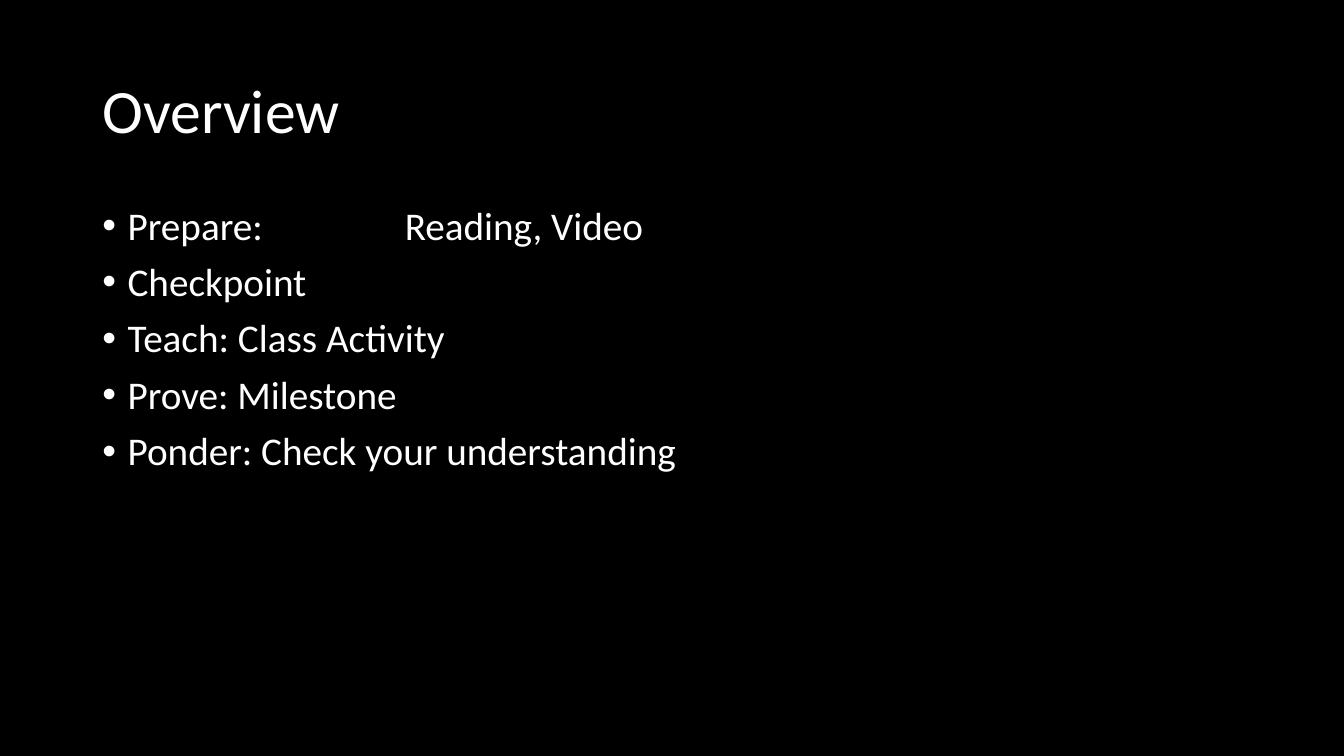
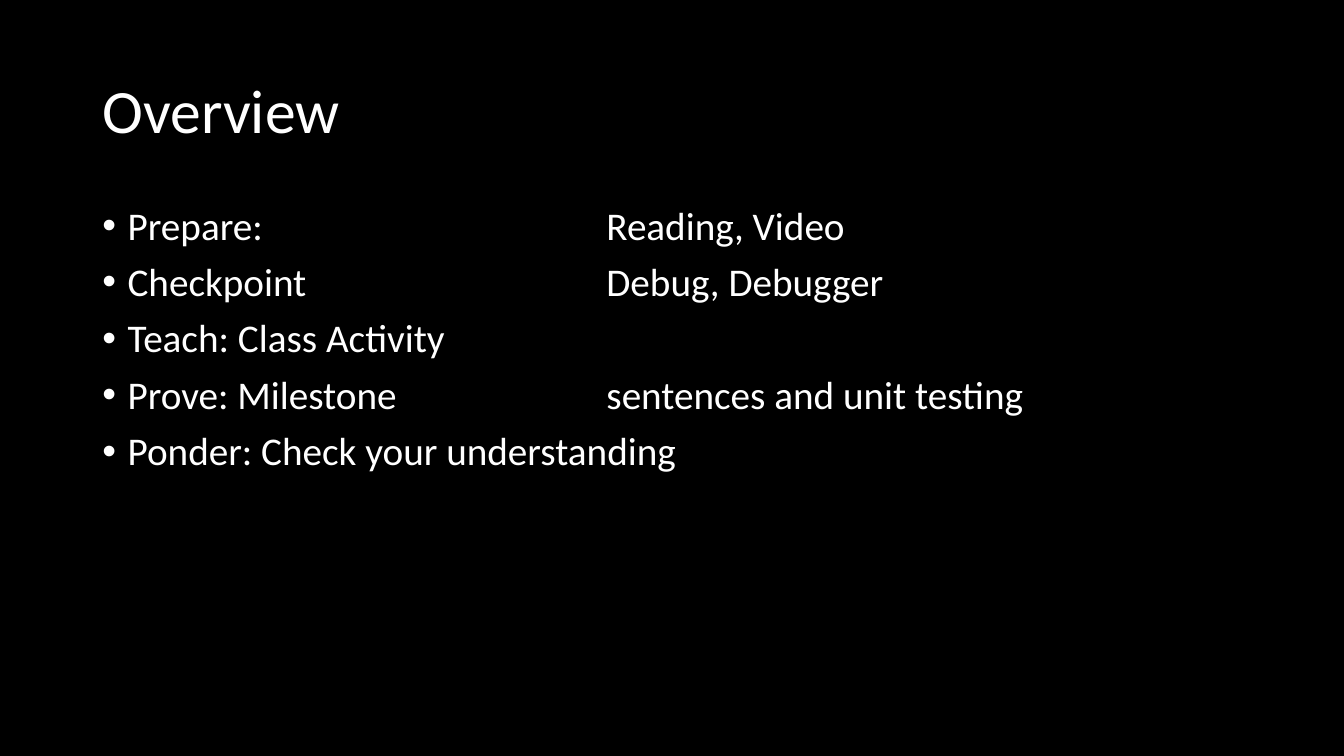
Before and after one commit to BroClements/CSE111ProgwFunctions, a slide deck: slide 2 of CSE111W06TestingFunctions.pptx. Drawn at 1344x756 pixels with LibreOffice and Linux fonts; fonts in the diff are those of the drawing. Boxes give left, top, right and bottom in pixels: in the first picture for what was removed or moved away, otherwise in the second. Text is boxed around its words. In the diff, an @@ line names an element or a change of style, - is before the commit and + after.

```diff
--- a/CSE111W06TestingFunctions.pptx
+++ b/CSE111W06TestingFunctions.pptx
@@ text at [128, 268, 884, 303]: text changed @@
-• Checkpoint
+• Checkpoint Debug, Debugger
@@ text at [128, 381, 1023, 416]: text changed @@
-• Prove: Milestone
+• Prove: Milestone sentences and unit testing
```
Also in this commit, not shown: 19 other slides changed, 6 slides added, 49 slides removed, 2 other files.
